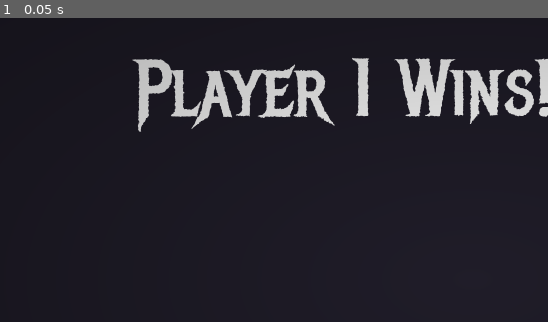
Above: before the commit, frame 1.
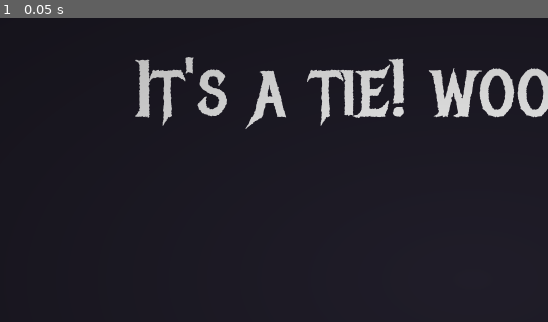
Above: after the commit, the same moment.

Repository: reniby/catfight
Game: Godot game, scene res://scenes/end_screen.tscn
The game is run twice, just before and just after one commit, with the same random seed, the same clock (stepped at 60 frames per second) and the same inputs. This scene is started directly instead of the project's main scene.
Inputs:
- Up to frame 1 (0.05 s): no input

The runs differ from the first frame. In frame 1, 7.3% of the frame differs, in the area x 24-100%, y 12-38%.

Commit message:
pickup abstraction

Diff:
--- a/project.godot
+++ b/project.godot
@@ -12,7 +12,7 @@
 
 config/name="catfight"
 run/main_scene="res://scenes/menu.tscn"
-config/features=PackedStringArray("4.3", "GL Compatibility")
+config/features=PackedStringArray("4.4", "GL Compatibility")
 config/icon="res://icon.svg"
 
 [autoload]
--- a/scenes/character_select.tscn
+++ b/scenes/character_select.tscn
@@ -76,7 +76,6 @@
 grow_horizontal = 2
 grow_vertical = 2
 theme_override_font_sizes/font_size = 36
-text = "asdfasdf"
 horizontal_alignment = 1
 vertical_alignment = 1
 
--- a/scenes/coin.tscn
+++ b/scenes/pickup.tscn
@@ -1,22 +1,21 @@
-[gd_scene load_steps=9 format=3 uid="uid://cowem0i0pp2jf"]
+[gd_scene load_steps=8 format=3 uid="uid://cowem0i0pp2jf"]
 
-[ext_resource type="Script" path="res://scripts/coin.gd" id="1_dulcj"]
-[ext_resource type="Texture2D" uid="uid://bxxtm2bgl27te" path="res://assets/collectible-spirit.png" id="2_2b6wr"]
+[ext_resource type="Script" uid="uid://doo2ym4432gsg" path="res://scripts/coin.gd" id="1_7cqbe"]
+[ext_resource type="Texture2D" uid="uid://bxxtm2bgl27te" path="res://assets/collectible-spirit.png" id="2_gyxxy"]
 
-[sub_resource type="Curve" id="Curve_i64fm"]
-_data = [Vector2(0.0406504, 0.981831), 0.0, 0.0, 0, 0, Vector2(0.833333, 0), 0.0, 0.0, 0, 0]
-point_count = 2
+[sub_resource type="RectangleShape2D" id="RectangleShape2D_1b022"]
+size = Vector2(40.25, 39.6875)
 
 [sub_resource type="AtlasTexture" id="AtlasTexture_6elf1"]
-atlas = ExtResource("2_2b6wr")
+atlas = ExtResource("2_gyxxy")
 region = Rect2(0, 0, 22, 22)
 
 [sub_resource type="AtlasTexture" id="AtlasTexture_2ln0u"]
-atlas = ExtResource("2_2b6wr")
+atlas = ExtResource("2_gyxxy")
 region = Rect2(22, 0, 22, 22)
 
 [sub_resource type="AtlasTexture" id="AtlasTexture_l83m1"]
-atlas = ExtResource("2_2b6wr")
+atlas = ExtResource("2_gyxxy")
 region = Rect2(44, 0, 22, 22)
 
 [sub_resource type="SpriteFrames" id="SpriteFrames_0vmkb"]
@@ -36,24 +35,9 @@
 "speed": 8.0
 }]
 
-[sub_resource type="CircleShape2D" id="CircleShape2D_mx3en"]
-
-[node name="Coin" type="Node2D"]
-script = ExtResource("1_dulcj")
-
-[node name="CollectionParticles" type="CPUParticles2D" parent="."]
-emitting = false
-amount = 25
-lifetime = 2.0
-one_shot = true
-explosiveness = 1.0
-randomness = 1.0
-spread = 180.0
-gravity = Vector2(0, 0)
-initial_velocity_min = 10.0
-initial_velocity_max = 50.0
-scale_amount_curve = SubResource("Curve_i64fm")
-color = Color(0.713726, 0.909804, 0.74902, 1)
+[node name="Pickup" type="Node2D"]
+script = ExtResource("1_7cqbe")
+pickup_type = "Coin"
 
 [node name="AmbientParticles" type="CPUParticles2D" parent="."]
 amount = 4
@@ -70,17 +54,23 @@
 frame_progress = 0.0799927
 
 [node name="Area2D" type="Area2D" parent="."]
-scale = Vector2(0.6, 0.6)
 collision_layer = 4
 collision_mask = 4
 
 [node name="CollisionShape2D" type="CollisionShape2D" parent="Area2D"]
 position = Vector2(0, 0.15625)
-scale = Vector2(1.6, 1.6)
-shape = SubResource("CircleShape2D_mx3en")
+shape = SubResource("RectangleShape2D_1b022")
 
-[node name="CoinTimer" type="Timer" parent="."]
+[node name="PickupTimer" type="Timer" parent="."]
 one_shot = true
 
+[node name="Sprites" type="Node2D" parent="."]
+
+[node name="CoinSprite" type="AnimatedSprite2D" parent="Sprites"]
+visible = false
+sprite_frames = SubResource("SpriteFrames_0vmkb")
+autoplay = "default"
+frame_progress = 0.0799927
+
 [connection signal="body_entered" from="Area2D" to="." method="_on_area_2d_body_entered"]
-[connection signal="timeout" from="CoinTimer" to="." method="_on_coin_timer_timeout"]
+[connection signal="timeout" from="PickupTimer" to="." method="_on_coin_timer_timeout"]
--- a/scripts/catfight.gd
+++ b/scripts/catfight.gd
@@ -1,6 +1,6 @@
 extends Node2D
 
-@export var coin_scene: PackedScene = preload("res://scenes/coin.tscn")
+@export var pickup_scnene: PackedScene = preload("res://scenes/pickup.tscn")
 @onready var player_scores: Array[Label] = [$Labels/P1, $Labels/P2, $Labels/P3, $Labels/P4]
 
 var player_scene: PackedScene = preload("res://scenes/player.tscn")
@@ -14,7 +14,9 @@
 
 func _ready():
 	for i in range(Globals.numPlayers-1):
-		add_child(coin_scene.instantiate())
+		var child = pickup_scnene.instantiate()
+		child.pickup_type = "Coin"
+		add_child(child)
 	for i in range(len(Globals.players)):
 		if Globals.players[i]:
 			var child = player_scene.instantiate()
@@ -31,10 +33,8 @@
 func _on_game_timer_timeout() -> void:
 	var winners = find_all_indices(Globals.scores, Globals.scores.max())
 
-	if len(winners) ==  1:
+	if len(winners) == 1:
 		Globals.winner = winners[0] + 1
-	else:
-		Globals.winner = 0
 	get_tree().change_scene_to_file("res://scenes/end_screen.tscn")
 
 func find_all_indices(array_to_search: Array, target_element) -> Array:
--- a/scripts/character_select.gd
+++ b/scripts/character_select.gd
@@ -58,12 +58,10 @@
 					if tween.is_running() and tween.is_valid():
 						tween.stop()
 
-
 		if Globals.players[player]:
 			labels[player].text = "Player %d Joined\nPress again to leave" % (player+1)
 		else:
 			labels[player].text = ""
-
 
 	if Globals.numPlayers > 1:
 		press_play.text = "Press directional input to join!\nPress esc to play!"
--- a/scripts/coin.gd
+++ b/scripts/coin.gd
@@ -1,14 +1,25 @@
 extends Node2D
-@onready var particles: CPUParticles2D = $AmbientParticles
 
 var max_y: int = 250
 var max_x: int = 460
 var rng = RandomNumberGenerator.new()
+
 @onready var area: Area2D = $Area2D
-@onready var sprite: AnimatedSprite2D = $Sprite2D
-@onready var coin_timer: Timer = $CoinTimer
+@onready var sprite: AnimatedSprite2D
+@onready var particles: CPUParticles2D = $AmbientParticles
+
+@onready var coin_sprite: AnimatedSprite2D = $Sprites/CoinSprite
+@onready var pickup_timer: Timer = $PickupTimer
+@onready var pickup_behavior: Callable
+
+@export_enum("Coin", "Speed") var pickup_type: String
 
 func _ready() -> void:
+	if pickup_type == "Coin":
+		sprite = coin_sprite
+		pickup_timer.wait_time = 1
+		pickup_behavior = Callable(self, "coin_behavior")
+	sprite.visible = true
 	choose_location()
 
 func _physics_process(_delta: float) -> void:
@@ -16,8 +27,8 @@
 
 	for body in area.get_overlapping_bodies():
 		if body is CharacterBody2D:
-			Globals.scores[body.player] += 1
-			coin_timer.start()
+			pickup_behavior.call(body.player)
+			pickup_timer.start()
 
 		sprite.visible = false
 
@@ -29,7 +40,7 @@
 		choose_location()
 
 
-	if not overlapping and not coin_timer.time_left:
+	if not overlapping and not pickup_timer.time_left:
 		sprite.set_deferred("visible", true)
 		particles.emitting = true
 		particles.visible = true
@@ -41,11 +52,10 @@
 		tween.set_parallel()
 		tween.tween_property(sprite, "scale", Vector2(1,1), 0.3)
 
-
 func choose_location():
 	var x = rng.randf_range(-max_x / 2, max_x / 2)
 	var y = rng.randf_range(-max_y / 2, max_y / 2)
 	position = Vector2(x, y)
 
-func emit():
-	particles.emitting = true
+func coin_behavior(player):
+	Globals.scores[player] += 1
--- a/scripts/globals.gd
+++ b/scripts/globals.gd
@@ -3,12 +3,12 @@
 var numPlayers = 0
 var players = [false,false,false,false]
 var mode = 0
-var winner = 1
+var winner = 0
 var scores = [0, 0, 0, 0]
 
 func resetGlobals():
 	numPlayers = 0
 	players = [false,false,false,false]
 	mode = 0
-	winner = 1
+	winner = 0
 	scores = [0, 0, 0, 0]
--- a/scripts/score_screen.gd
+++ b/scripts/score_screen.gd
@@ -5,7 +5,6 @@
 		text = "It's a tie! woo xD"
 	else:
 		text = "Player " + str(Globals.winner) + " Wins!"
-	#text += "\n P1: " + str(Globals.scores[0]) + " vs P2: " + str(Globals.scores[1]) + " "
 
 	for i in range(len(Globals.players)):
 		if Globals.players[i]:
Not shown, changed: assets/fonts/Jacquard12-Regular.ttf.import
Not shown, changed: assets/fonts/MetalMania-Regular.ttf.import
Not shown, changed: brackeys_platformer_assets 2/fonts/PixelOperator8-Bold.ttf.import
Not shown, changed: brackeys_platformer_assets 2/fonts/PixelOperator8.ttf.import
Not shown: 1 places in scenes/player.tscn that only renumber resources
Not shown: 1 places in scenes/trail.tscn that only renumber resources
